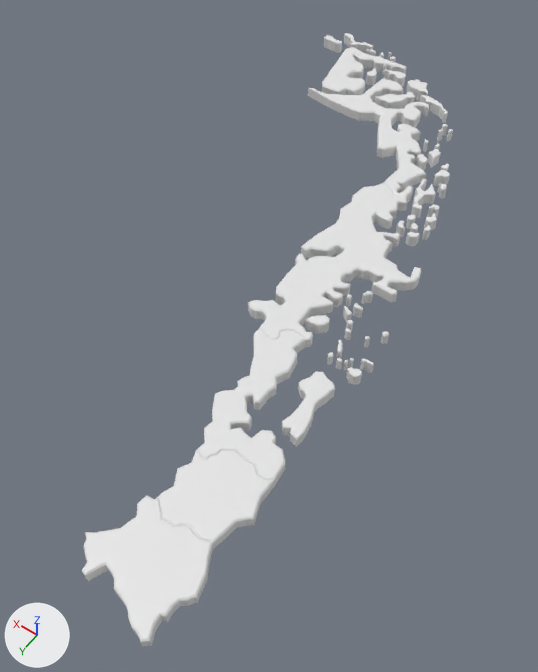
The FBX model Assets/_Proyecto/Modelos/mapa chile/zona sur.fbx as it was, and as the next commit left it.
One viewpoint serves both versions: a 50 mm camera at (-0.67, 1.46, 1.56) aimed at (0.13, 0.34, -0.19). Every picture has the same lights, and +X, +Y and +Z are marked at lower left. Where no turn or scale is listed for an object, it has been applied to the vertices.

In view in the first picture: 'VIII Bio Bio', 'X Los Lagos', 'XI Aysen', 'XII Magallanes Antartica Chilena', 'XIV Los Rios'.
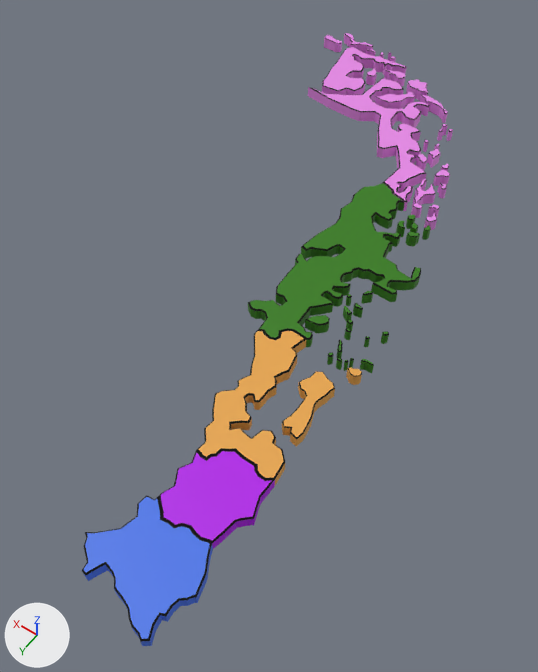
Pixel boxes [x1, y1, x2, y2] of what changed, in the pictures (538 x 672 px):
part 1 of me_vert_020, recoloured
    both: [137, 496, 212, 574]
part 2 of me_vert_020, recoloured
    both: [123, 573, 206, 642]
part 3 of me_vert_020, recoloured
    both: [82, 528, 124, 600]
part 4 of me_vert_020, recoloured
    both: [206, 546, 213, 579]
part 5 of me_vert_020, recoloured (grey to blue)
    both: [123, 575, 207, 646]
part 6 of me_vert_020, recoloured (grey to blue)
    both: [83, 565, 124, 603]
part 7 of me_vert_020, recoloured (white to blue)
    both: [84, 497, 210, 639]
part 8 of me_vert_016, recoloured (white to pink)
    both: [313, 33, 453, 231]
part 9 of me_vert_016, recoloured (white to purple)
    both: [324, 34, 453, 222]
part 10 of me_vert_019, recoloured
    both: [159, 451, 274, 543]
part 11 of me_vert_019, recoloured (grey to purple)
    both: [212, 480, 275, 549]
part 12 of me_vert_019, recoloured (white to purple)
    both: [160, 451, 271, 540]
part 13 of me_vert_018, recoloured
    both: [196, 331, 362, 480]
part 14 of me_vert_018, recoloured (white to orange)
    both: [198, 331, 362, 485]
part 15 of me_vert_017, recoloured
    both: [248, 183, 431, 361]
part 16 of me_vert_017, recoloured (white to green)
    both: [248, 183, 431, 371]

Edits to the bpy script that builds the scene:
```text
Add mat_black:
    mat_black = principled_material('Black')
    mat_black.base_color = (0.0, 0.0, 0.0)  # black #000000
    mat_black.roughness = 1.0
Add mat_aysén:
    mat_aysén = principled_material('Aysén')
    mat_aysén.base_color = (0.0316, 0.199, 0.0026)  # dark green #327b09
Add mat_los_lagos:
    mat_los_lagos = principled_material('Los Lagos')
    mat_los_lagos.base_color = (0.801, 0.378, 0.0695)  # orange #e7a54b
Add mat_los_rios:
    mat_los_rios = principled_material('Los Rios')
    mat_los_rios.base_color = (0.436, 0.00149, 0.8)  # purple #b005e7
Add mat_magallanes:
    mat_magallanes = principled_material('Magallanes')
    mat_magallanes.base_color = (0.8, 0.25, 0.799)  # pink #e789e7
Add mat_araucania:
    mat_araucania = principled_material('Araucania')
    mat_araucania.base_color = (0.0603, 0.172, 0.801)  # blue #4573e7
Change me_vert_016:
    where me_vert_016.from_pydata(...)  # 2828 vertices, 2572 faces; spans x -0.362..0.473, y -0.311..0.449, z -0.021..0.021
    me_vert_016 part 8: 892 of the faces centred in x -0.361..0.473, y -0.311..0.449, z -0.021..0.021 switch from no material to mat_magallanes (pink #e789e7)
    me_vert_016 part 9: 1680 of the faces centred in x -0.361..0.473, y -0.311..0.448, z -0.02..0.02 switch from no material to mat_black (black #000000)
Change me_vert_019:
    where me_vert_019.from_pydata(...)  # 152 vertices, 116 faces; spans x -0.115..0.105, y -0.113..0.12, z -0.021..0.021
    me_vert_019 part 10: 76 of the faces centred in x -0.108..0.094, y -0.109..0.117, z -0.019..0.019 switch from no material to mat_black (black #000000)
    me_vert_019 part 11: all 38 faces centred in x -0.11..0.096, y -0.111..0.119, z 0.0 switch from no material to mat_los_rios (purple #b005e7)
    me_vert_019 part 12: all 2 faces centred in x 0.0, y 0.0, z -0.021..0.021 switch from no material to mat_los_rios (purple #b005e7)
Change me_vert_017:
    remove me_vert_017.from_pydata(...)  # 1676 vertices, 1299 faces; spans x -0.166..0.227, y -0.425..0.291, z -0.023..0.023
    add me_vert_017.from_pydata(...)  # 1676 vertices, 1299 faces; spans x -0.166..0.227, y -0.425..0.291, z -0.021..0.021
    me_vert_017 part 15: 832 of the faces centred in x -0.164..0.223, y -0.422..0.287, z -0.021..0.021 switch from no material to mat_black (black #000000)
    me_vert_017 part 16: 467 of the faces centred in x -0.165..0.225, y -0.424..0.289, z -0.022..0.021 switch from no material to mat_aysén (dark green #327b09)
Change me_vert_018:
    where me_vert_018.from_pydata(...)  # 436 vertices, 333 faces; spans x -0.134..0.169, y -0.196..0.242, z -0.021..0.021
    me_vert_018 part 13: 218 of the faces centred in x -0.133..0.167, y -0.194..0.24, z -0.02..0.02 switch from no material to mat_black (black #000000)
    me_vert_018 part 14: 115 of the faces centred in x -0.134..0.169, y -0.196..0.242, z -0.021..0.021 switch from no material to mat_los_lagos (orange #e7a54b)
Change me_vert_020:
    where me_vert_020.from_pydata(...)  # 188 vertices, 143 faces; spans x -0.136..0.157, y -0.134..0.131, z -0.021..0.021
    me_vert_020 part 1: 34 of the faces centred in x -0.109..0.103, y -0.125..-0.071, z -0.019..0.019 switch from no material to mat_black (black #000000)
    me_vert_020 part 2: 30 of the faces centred in x -0.131..-0.025, y -0.029..0.125, z -0.019..0.019 switch from no material to mat_black (black #000000)
    me_vert_020 part 3: 28 of the faces centred in x 0.002..0.148, y -0.003..0.094, z -0.019..0.019 switch from no material to mat_black (black #000000)
    me_vert_020 part 4: all 17 faces centred in x -0.111..0.105, y -0.128..-0.072, z 0.0 switch from no material to mat_araucania (blue #4573e7)
    me_vert_020 part 5: all 15 faces centred in x -0.133..-0.024, y -0.029..0.127, z 0.0 switch from no material to mat_araucania (blue #4573e7)
    me_vert_020 part 6: all 15 faces centred in x 0.003..0.15, y -0.046..0.096, z 0.0 switch from no material to mat_araucania (blue #4573e7)
    me_vert_020 part 7: all 2 faces centred in x 0.0, y 0.0, z -0.021..0.021 switch from no material to mat_araucania (blue #4573e7)
```
